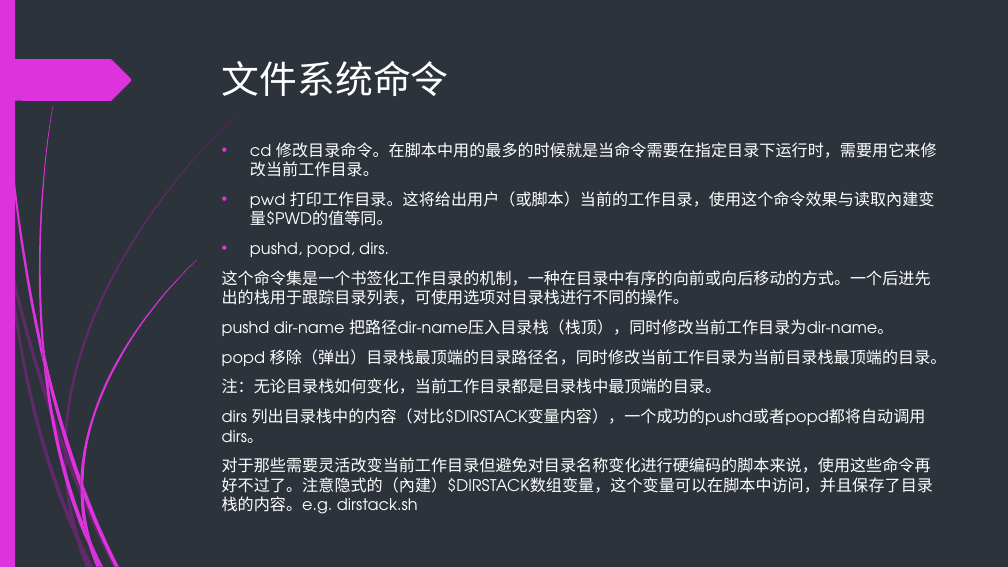
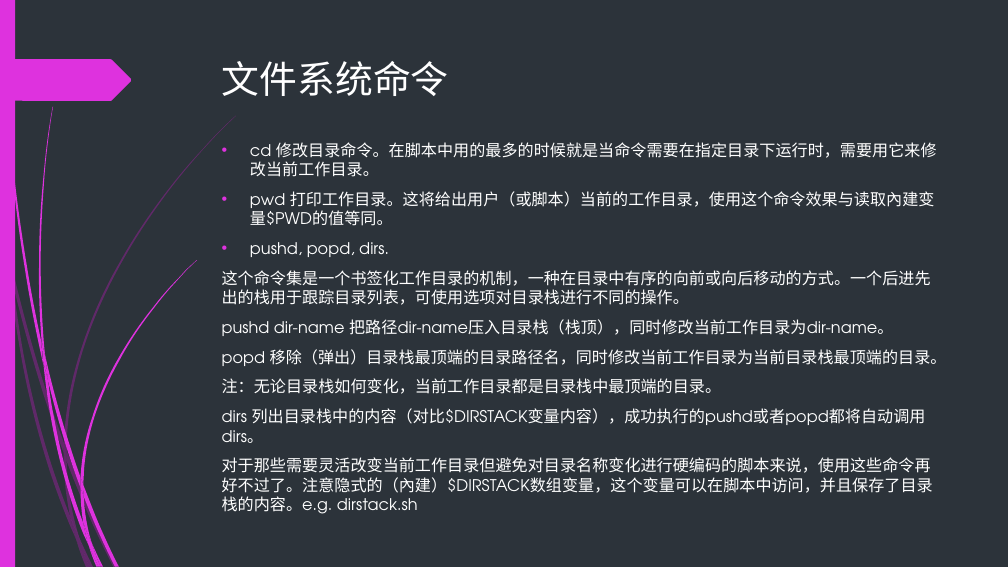
Before and after one commit to backup-ci/abs-train, a slide deck: slide 64 of Bash-scripting-guid.pptx. Drawn at 1008x567 pixels with LibreOffice and Linux fonts; fonts in the diff are those of the drawing. Boxes give left, top, right and bottom in pixels: in the first picture for what was removed or moved away, otherwise in the second. Text is boxed around its words. In the diff, an @@ line names an element or a change of style, - is before the commit and + after.

```diff
--- a/Bash-scripting-guid.pptx
+++ b/Bash-scripting-guid.pptx
@@ text at [222,408,926,443]: text changed @@
-dirs 列出目录栈中的内容（对比$DIRSTACK变量内容），一个成功的pushd或者popd都将自动调用dirs。
+dirs 列出目录栈中的内容（对比$DIRSTACK变量内容），成功执行的pushd或者popd都将自动调用dirs。
```
Also in this commit, not shown: 4 other slides changed, 10 slides added, 15 other files.
